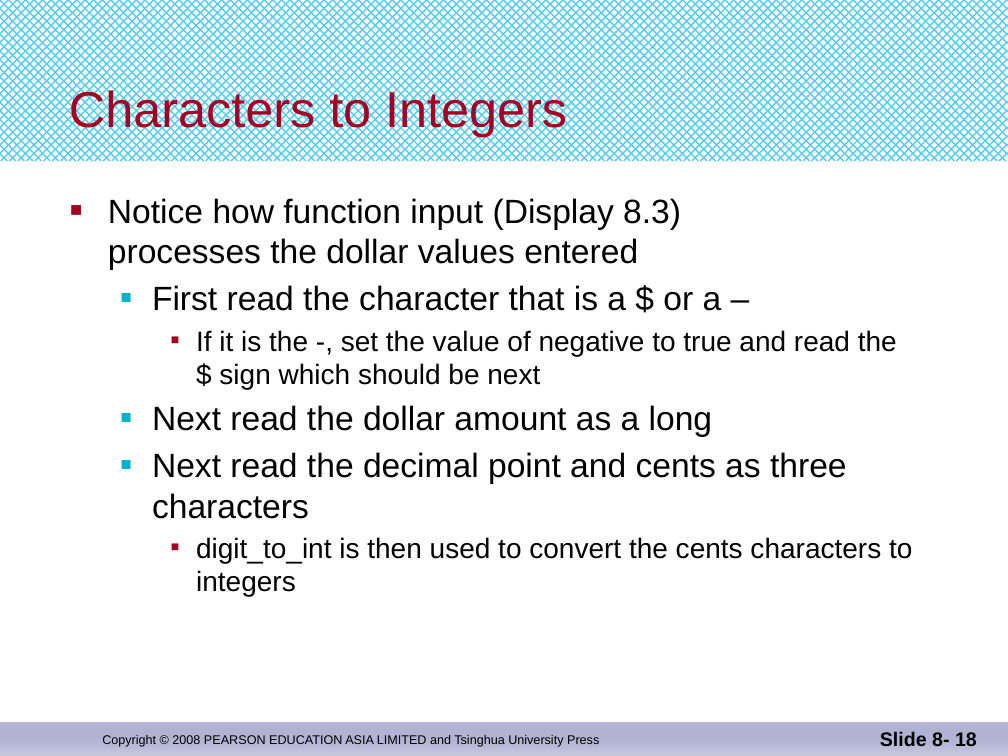
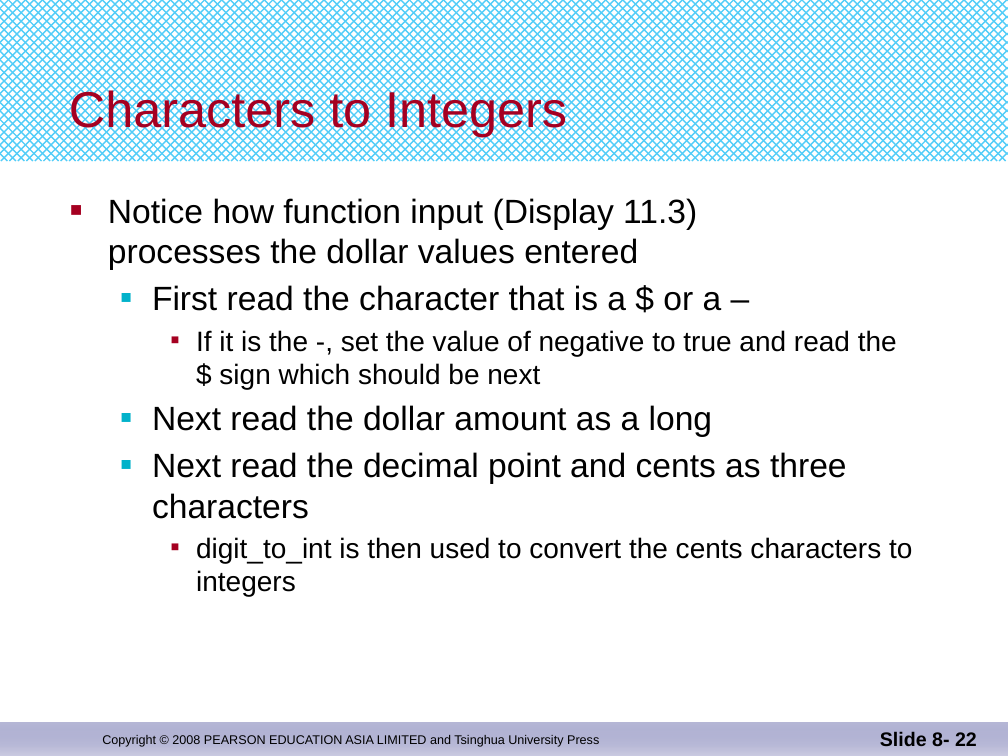
Before and after one commit to djuanbei/CPLUSPLUS, a slide deck: slide 22 of ppt/Chapter 11.pptx (slide 18 before the commit). Drawn at 1008x756 pixels with LibreOffice and Linux fonts; fonts in the diff are those of the drawing. Boxes give left, top, right and bottom in pixels: in the first picture for what was removed or moved away, otherwise in the second. Text is boxed around its words. In the diff, an @@ line names an element or a change of style, - is before the commit and + after.

```diff
--- a/ppt/Chapter 11.pptx
+++ b/ppt/Chapter 11.pptx
@@ text at (108,198,697,270): text changed @@
-■ Notice how function input (Display 8.3)
-  processes the dollar values entered
+■ Notice how function input (Display 11.3)
+  processes the dollar values entered
@@ page number at (880,731,977,746): text changed @@
-Slide 8- 18
+Slide 8- 22
```
Also in this commit, not shown: 41 other slides changed, 5 slides added, 1 slide removed, 1 other file.
